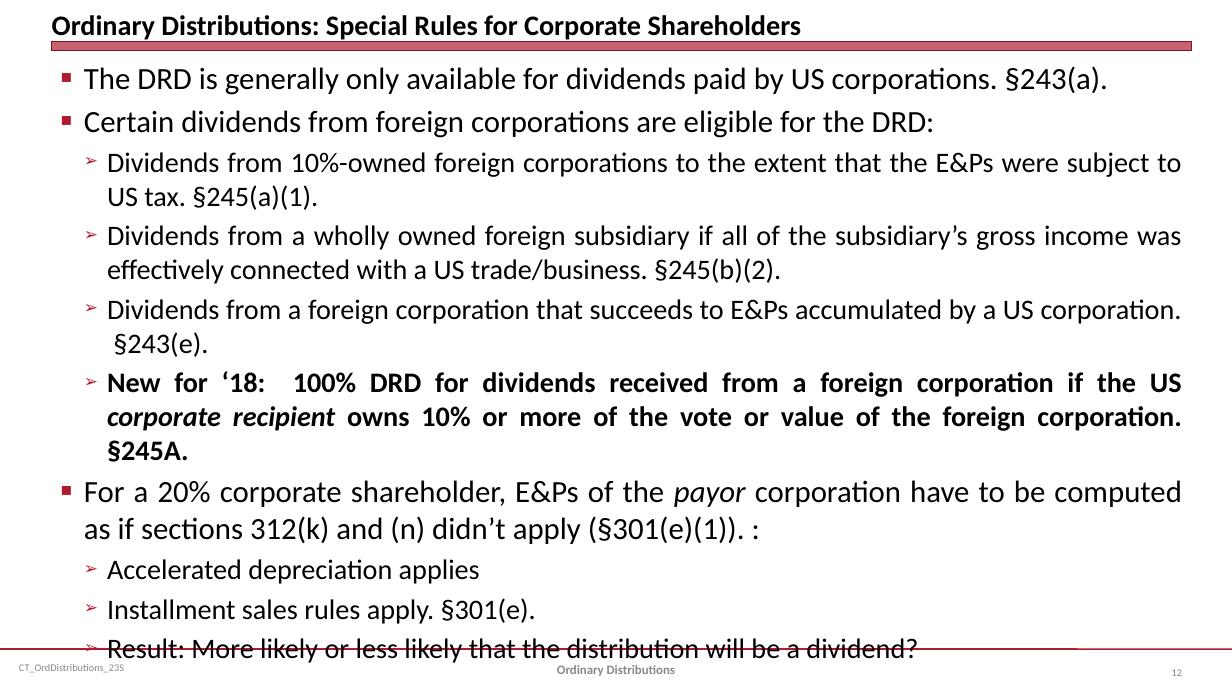
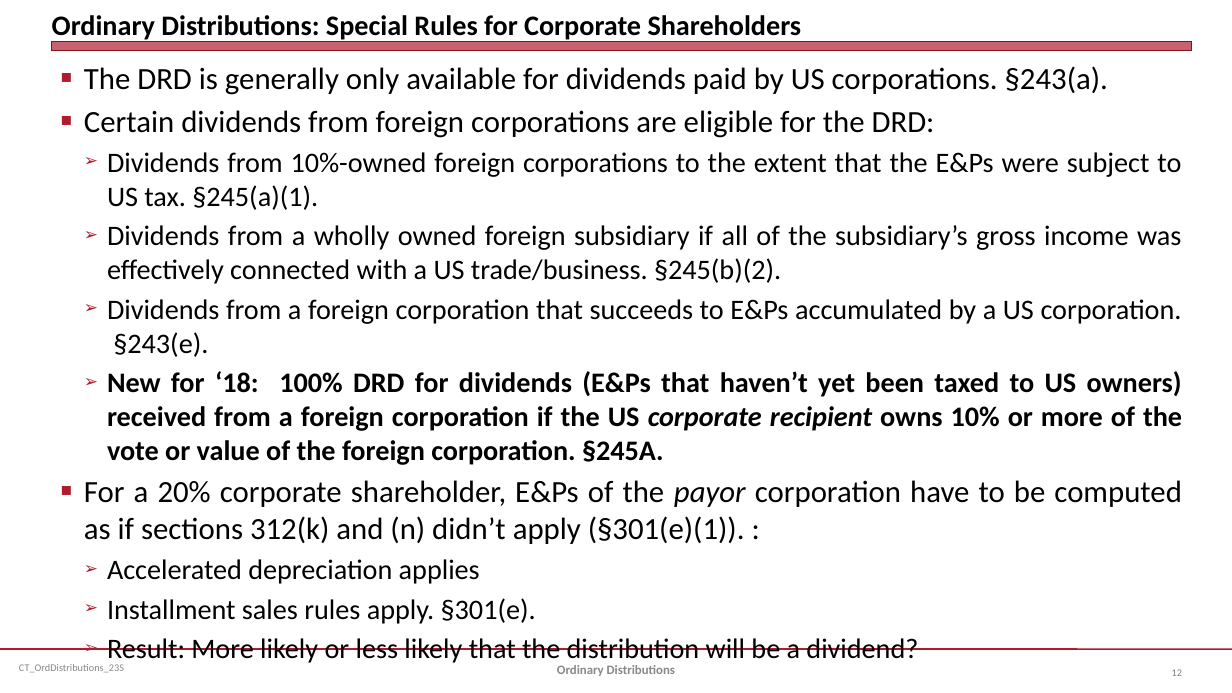
Before and after one commit to jmc877/Corporate-Tax, a slide deck: slide 12 of slides/CT_OrdDistributions_23S.pptx. Drawn at 1232x693 pixels with LibreOffice and Linux fonts; fonts in the diff are those of the drawing. Boxes give left, top, right and bottom in pixels: in the first picture for what was removed or moved away, otherwise in the second. Text is boxed around its words. In the diff, an @@ line names an element or a change of style, - is before the commit and + after.

```diff
--- a/slides/CT_OrdDistributions_23S.pptx
+++ b/slides/CT_OrdDistributions_23S.pptx
@@ text at [107,371,1182,465]: text changed @@
-  ➢ New for ‘18: 100% DRD for dividends received from a foreign corporation if the US corporate recipient owns 10% or more of the vote or value of the foreign corporation. §245A.
+  ➢ New for ‘18: 100% DRD for dividends (E&Ps that haven’t yet been taxed to US owners) received from a foreign corporation if the US corporate recipient owns 10% or more of the vote or value of the foreign corporation. §245A.
```
Also in this commit, not shown: 21 other files.
